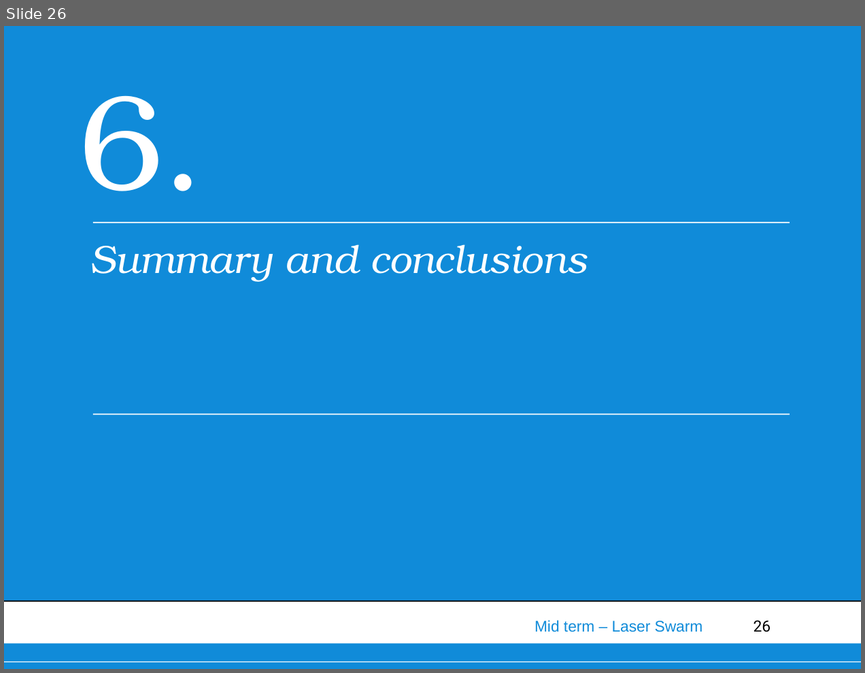
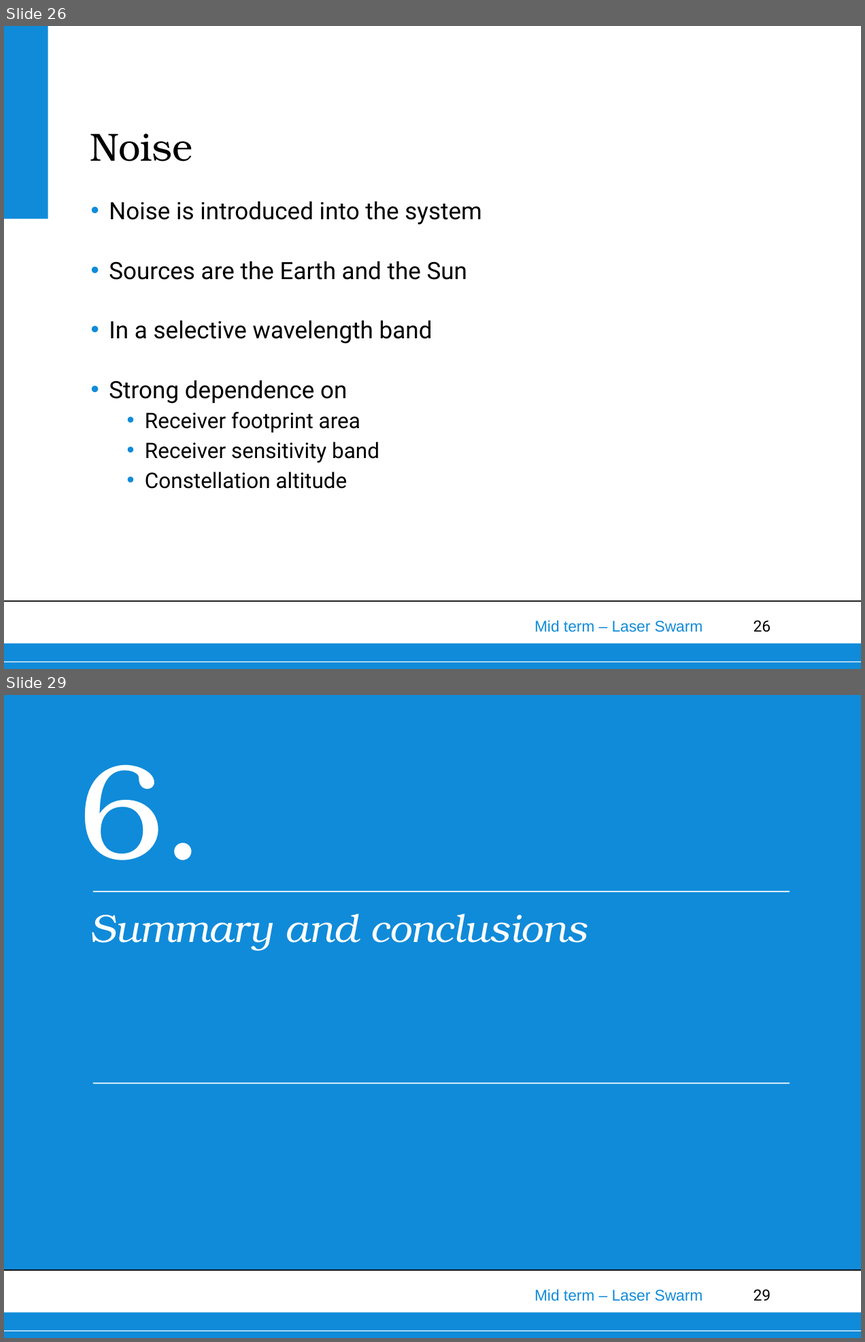
Before and after one commit to thewisenerd/laser-swarm, a slide deck: midTermPresentation/MidTermPresentation.ppt. Shown one above the other, each under a label of ours: slide 26 before the commit, slides 26 and 29 after it; the slides between them are not shown. The pictures are 865x673 and 865x1342 pixels, drawn with LibreOffice and Linux fonts; fonts in the diff are those of the drawing; background and template pictures are left out. Boxes give left, top, right and bottom in pixels: in the first picture for what was removed or moved away, otherwise in the second. Text is boxed around its words. In the diff, an @@ line names an element or a change of style, - is before the commit and + after.

```diff
--- a/midTermPresentation/MidTermPresentation.ppt
+++ b/midTermPresentation/MidTermPresentation.ppt
@@ slide 26 added at <box>4,26,861,669</box>, background #FFFFFF; not listed: 6 template elements that a slide beside it also shows @@
@@ title added at <box>90,133,193,161</box>, 33 pt, text #000000 @@
+Noise
@@ text added at <box>109,201,481,488</box>, 20 pt, text #000000 @@
+• Noise is introduced into the system
+• Sources are the Earth and the Sun
+• In a selective wavelength band
+• Strong dependence on
+  • Receiver footprint area
+  • Receiver sensitivity band
+  • Constellation altitude
@@ what was slide 26 is now slide 29 @@
@@ page number at <box>753,1289,771,1300</box>: text changed @@
-26
+29
```
Also in this commit, not shown: 2 other slides added.
